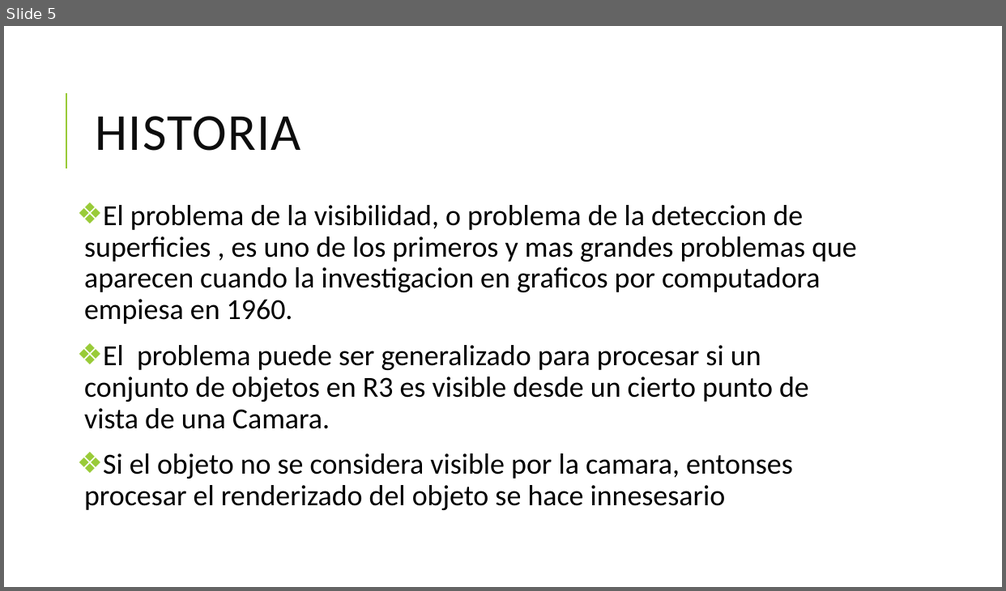
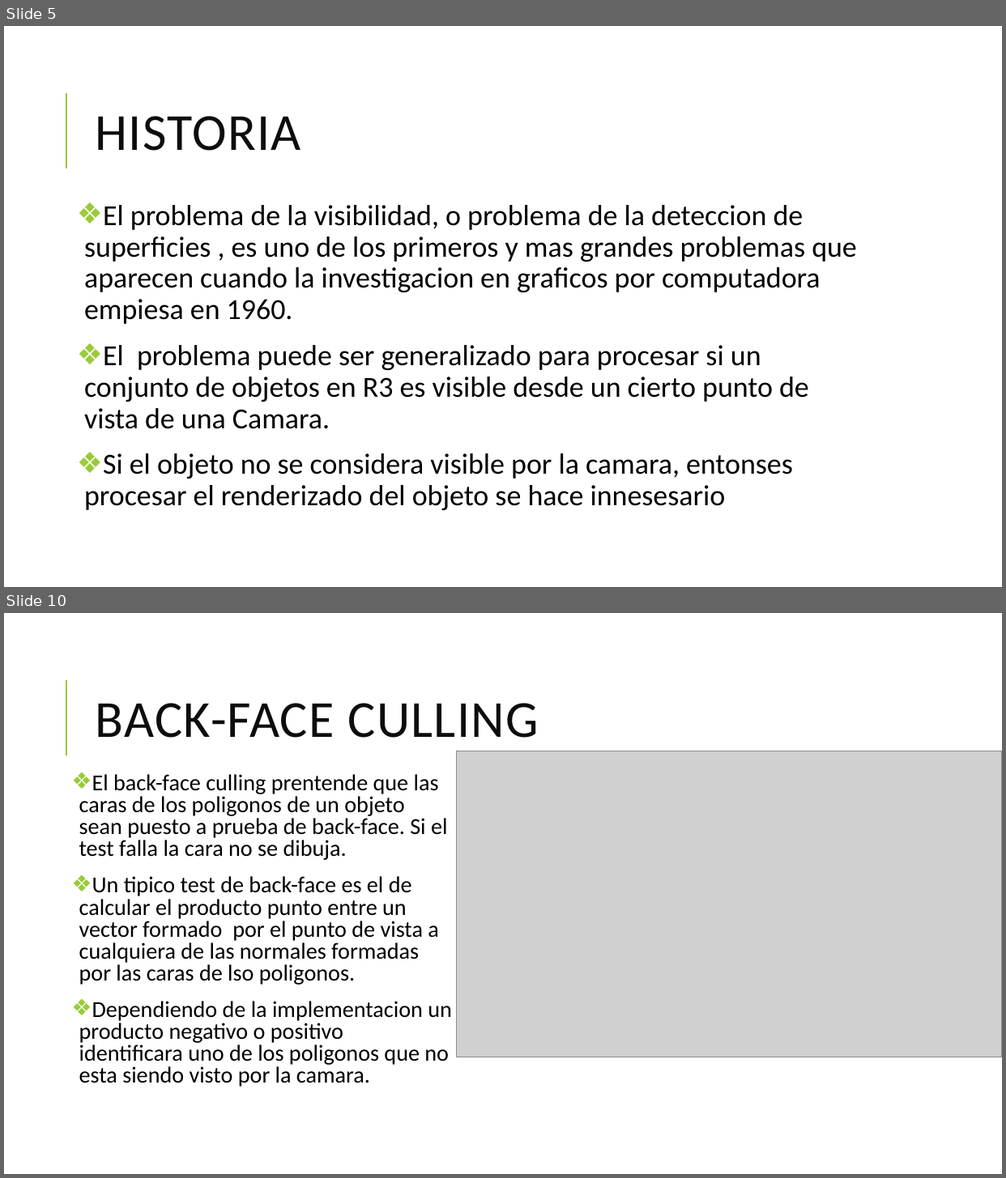
Before and after one commit to MogGy94/paintersAlg, a slide deck: ALGOritmo del Pintor.pptx. Shown one above the other, each under a label of ours: slide 5 before the commit, slides 5 and 10 after it; the slides between them are not shown. The pictures are 1006x591 and 1006x1178 pixels, drawn with LibreOffice and Linux fonts; fonts in the diff are those of the drawing; grey boxes stand for pictures. Boxes give left, top, right and bottom in pixels: in the first picture for what was removed or moved away, otherwise in the second. Text is boxed around its words. In the diff, an @@ line names an element or a change of style, - is before the commit and + after.

```diff
--- a/ALGOritmo del Pintor.pptx
+++ b/ALGOritmo del Pintor.pptx
@@ slide 10 added at [4,613,1002,1174], background #FFFFFF; not listed: 1 template element that a slide beside it also shows @@
@@ title added at [96,703,539,738], 50 pt, text #0D0D0D @@
+BACK-FACE CULLING
@@ picture added at [456,751,1002,1057] @@
@@ text added at [79,774,452,1087], 22 pt, text #000000 @@
+❖ El back-face culling prentende que las caras de los poligonos de un objeto sean puesto a prueba de back-face. Si el test falla la cara no se dibuja.
+❖ Un tipico test de back-face es el de calcular el producto punto entre un vector formado por el punto de vista a cualquiera de las normales formadas por las caras de lso poligonos.
+❖ Dependiendo de la implementacion un producto negativo o positivo identificara uno de los poligonos que no esta siendo visto por la camara.
```
Also in this commit, not shown: 1 slide changed, 7 other slides added, 14 other files.
